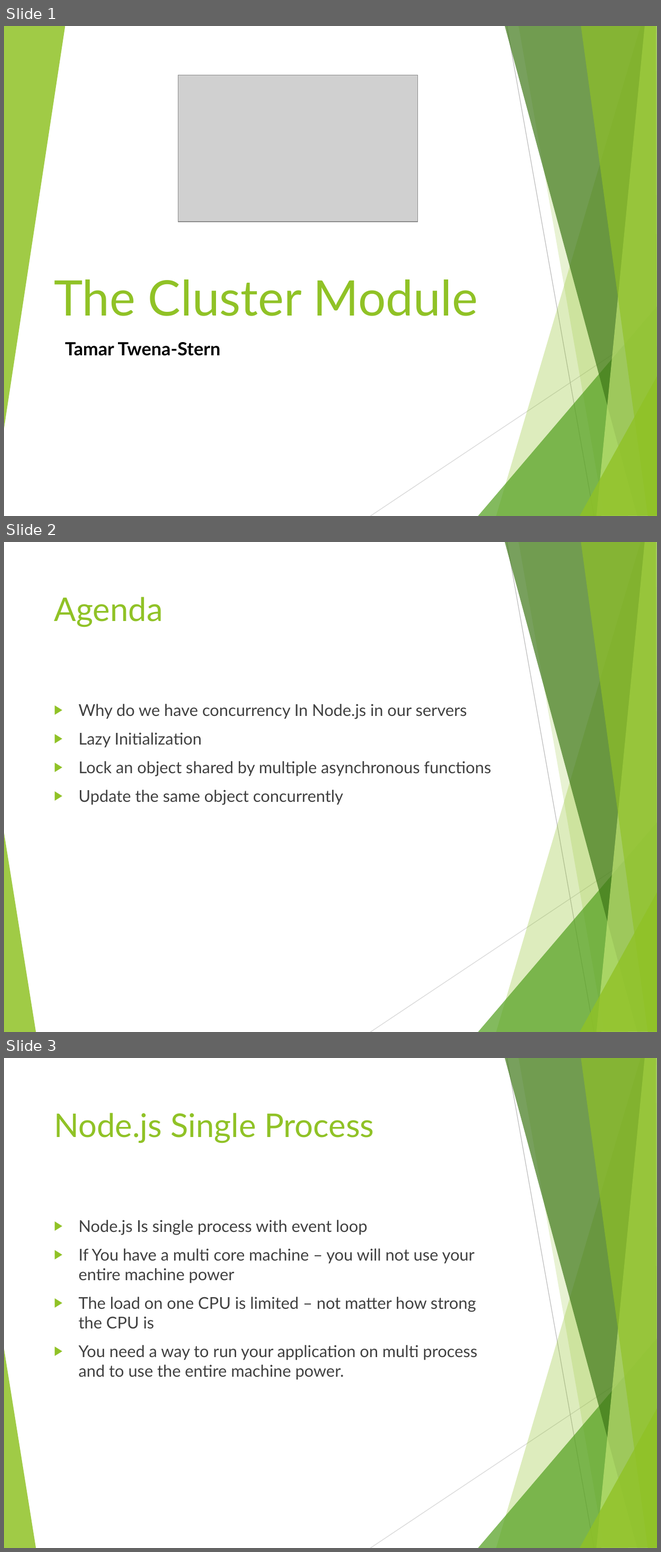
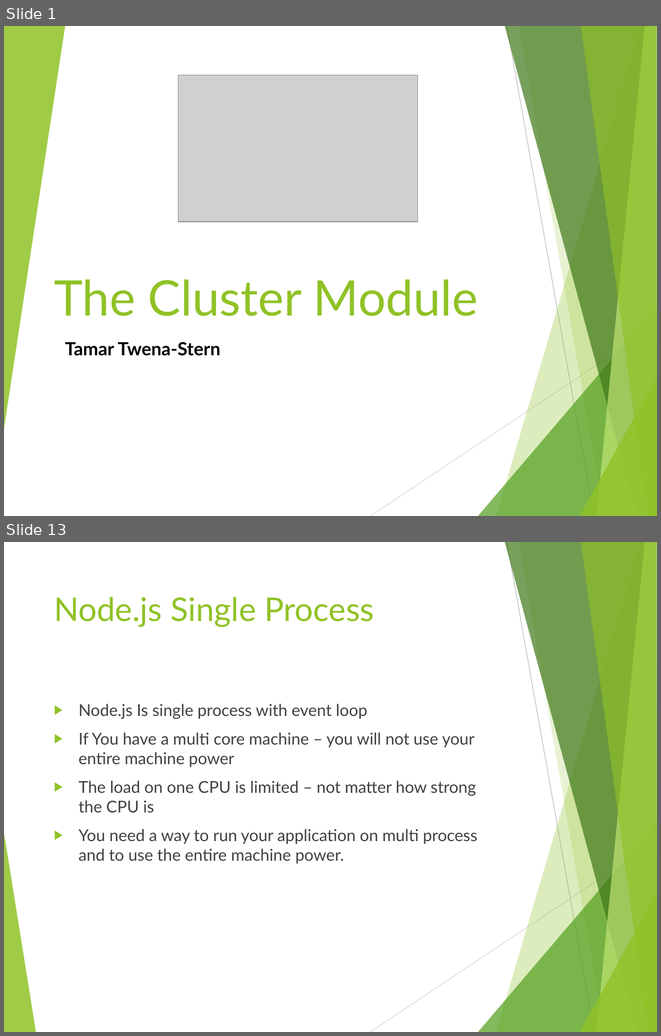
Before and after one commit to tamarstern/MyNodeJSCourse, a slide deck: child_process_and_cluster_module/child_process_and_cluster_module.pptx. Shown one above the other, each under a label of ours: slides 1, 2 and 3 before the commit, slides 1 and 13 after it; the slides between them are not shown. The pictures are 661x1552 and 661x1036 pixels, drawn with LibreOffice and Linux fonts; fonts in the diff are those of the drawing; grey boxes stand for pictures. Boxes give left, top, right and bottom in pixels: in the first picture for what was removed or moved away, otherwise in the second. Text is boxed around its words. In the diff, an @@ line names an element or a change of style, - is before the commit and + after.

```diff
--- a/child_process_and_cluster_module/child_process_and_cluster_module.pptx
+++ b/child_process_and_cluster_module/child_process_and_cluster_module.pptx
@@ slide 2 removed at (4, 542, 657, 1032), background #FFFFFF; not listed: 10 template elements that a slide beside it also shows @@
@@ title removed at (54, 597, 162, 627) @@
-Agenda
@@ text removed at (79, 704, 491, 805) @@
-▶ Why do we have concurrency In Node.js in our servers
-▶ Lazy Initialization
-▶ Lock an object shared by multiple asynchronous functions
-▶ Update the same object concurrently
@@ what was slide 3 is now slide 13 @@
```
Also in this commit, not shown: 11 slides added, 21 other files.
